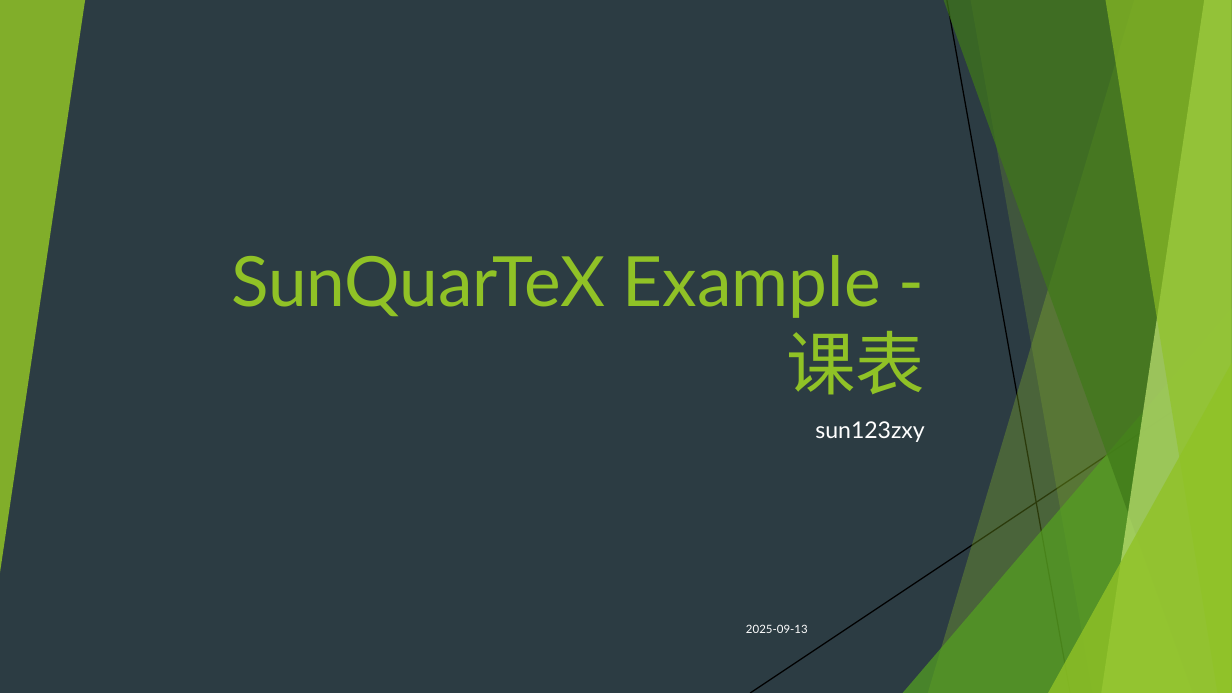
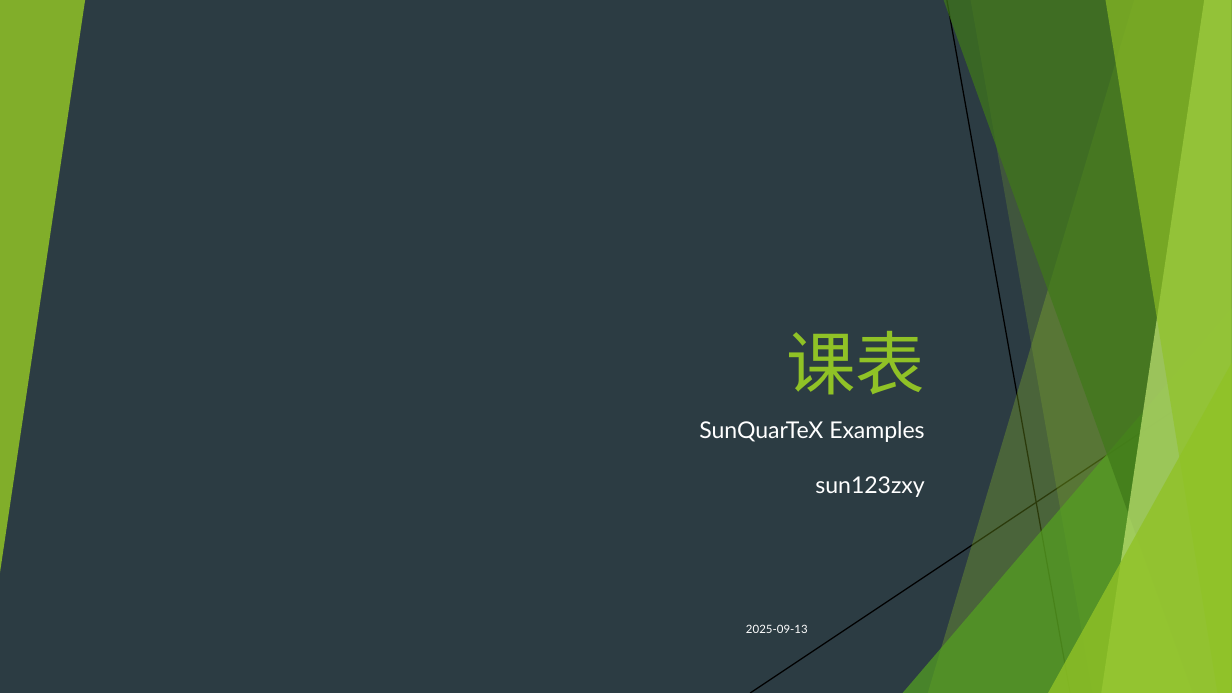
Before and after one commit to sun123zxy/sunquartex, a slide deck: slide 1 of examples/timetable.pptx. Drawn at 1232x693 pixels with LibreOffice and Linux fonts; fonts in the diff are those of the drawing. Boxes give left, top, right and bottom in pixels: in the first picture for what was removed or moved away, otherwise in the second. Text is boxed around its words. In the diff, an @@ line names an element or a change of style, - is before the commit and + after.

```diff
--- a/examples/timetable.pptx
+++ b/examples/timetable.pptx
@@ title at (x1=786, y1=331, x2=925, y2=395): text changed @@
-SunQuarTeX Example - 课表
+课表
@@ subtitle at (x1=699, y1=421, x2=924, y2=497): text changed @@
-sun123zxy
+SunQuarTeX Examples
+sun123zxy
```
Also in this commit, not shown: 40 other files.
